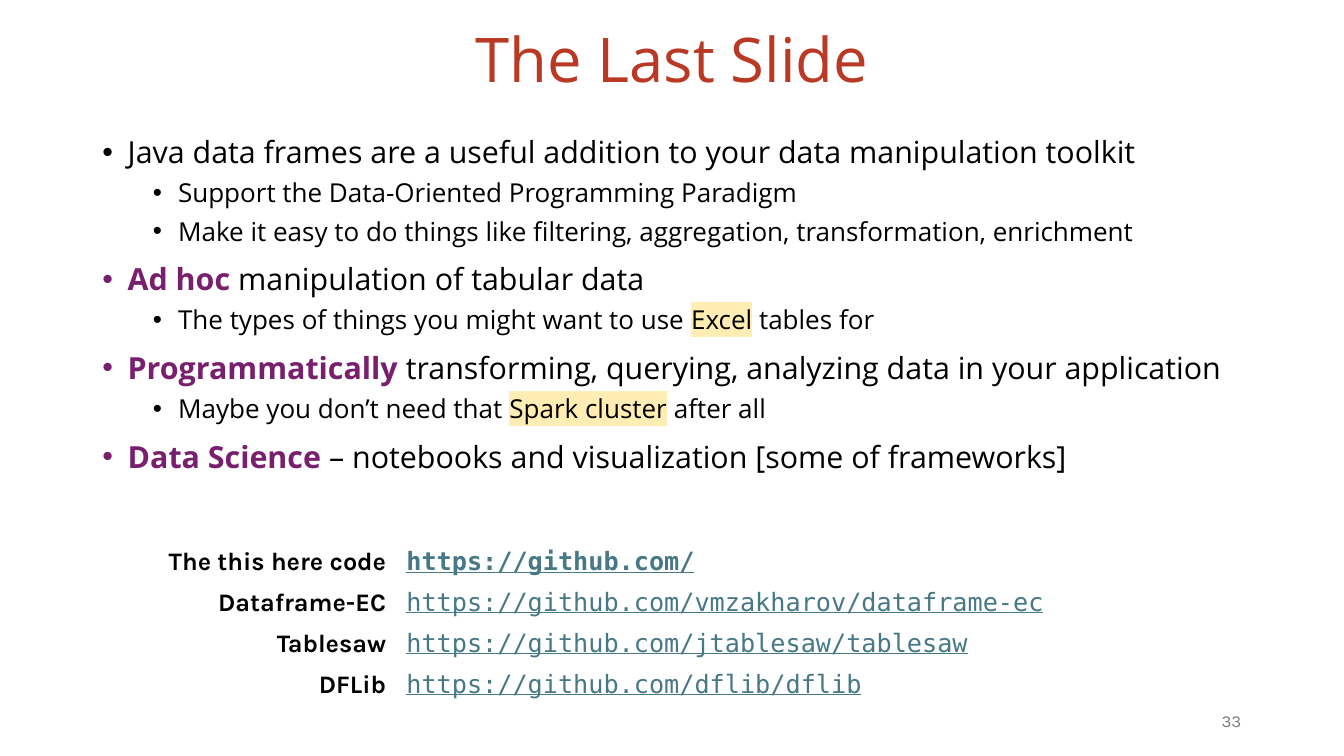
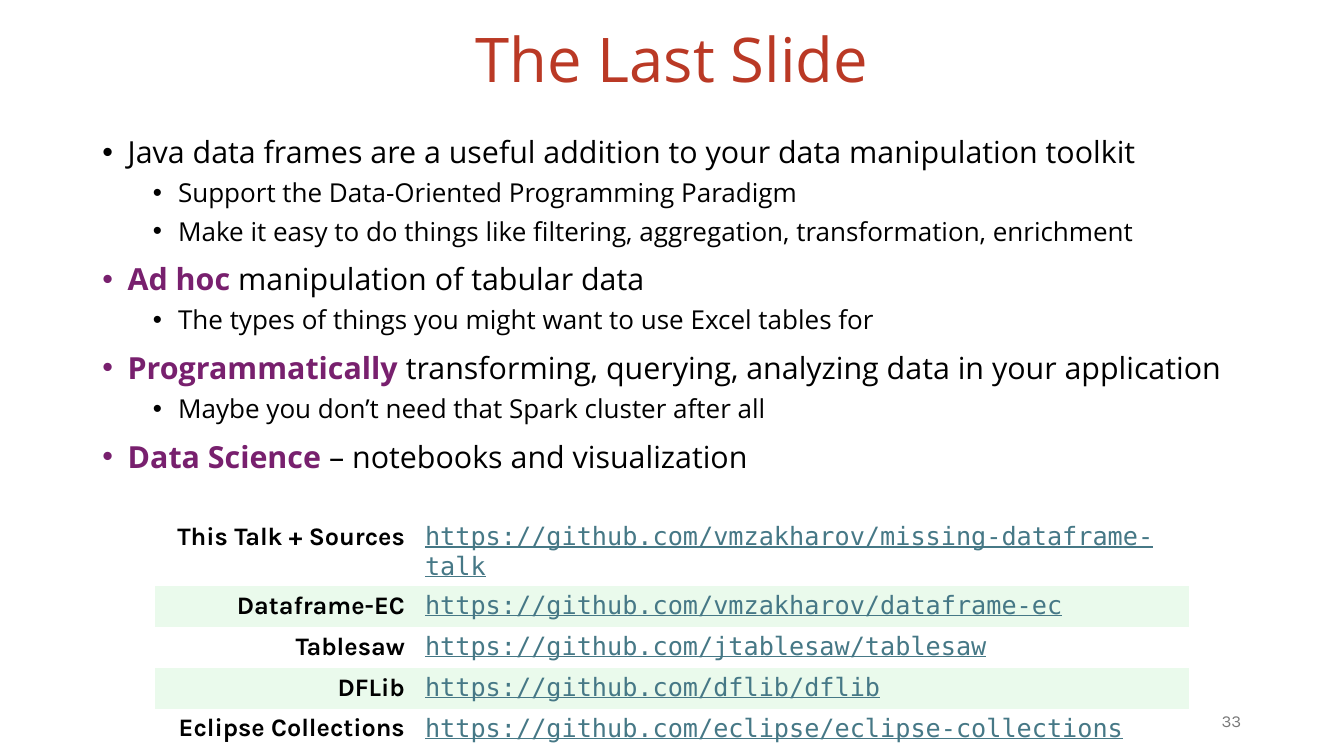
Before and after one commit to vmzakharov/missing-dataframe-talk, a slide deck: slide 33 of presentation/Missing_Dataframe_Short.pptx. Drawn at 1344x756 pixels with LibreOffice and Linux fonts; fonts in the diff are those of the drawing. Boxes give left, top, right and bottom in pixels: in the first picture for what was removed or moved away, otherwise in the second. Text is boxed around its words. In the diff, an @@ line names an element or a change of style, - is before the commit and + after.

```diff
--- a/presentation/Missing_Dataframe_Short.pptx
+++ b/presentation/Missing_Dataframe_Short.pptx
@@ text at box(178, 309, 873, 425): highlight #FFEDB3 to none in "Excel", "Spark cluster" @@
@@ text at box(128, 445, 748, 469): text changed @@
-• Data Science – notebooks and visualization [some of frameworks]
+• Data Science – notebooks and visualization
@@ table at box(155, 517, 1190, 747) @@
-row 1, column 1: The this here code
+row 1, column 1: This Talk + Sources
-row 1, column 2: https://github.com/
+row 1, column 2: https://github.com/vmzakharov/missing-dataframe-talk
+row 5: Eclipse Collections | https://github.com/eclipse/eclipse-collections
@@ table: place and size @@
-table at box(155, 542, 1189, 706)
+table at box(155, 517, 1190, 747)
```
Also in this commit, not shown: 5 other slides changed, 10 slides removed, 1 other file.
